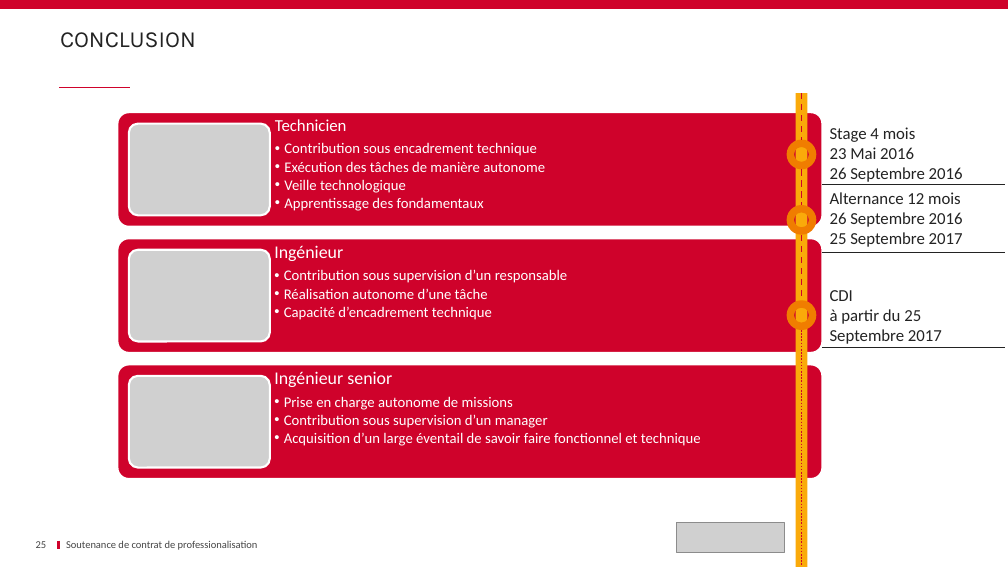
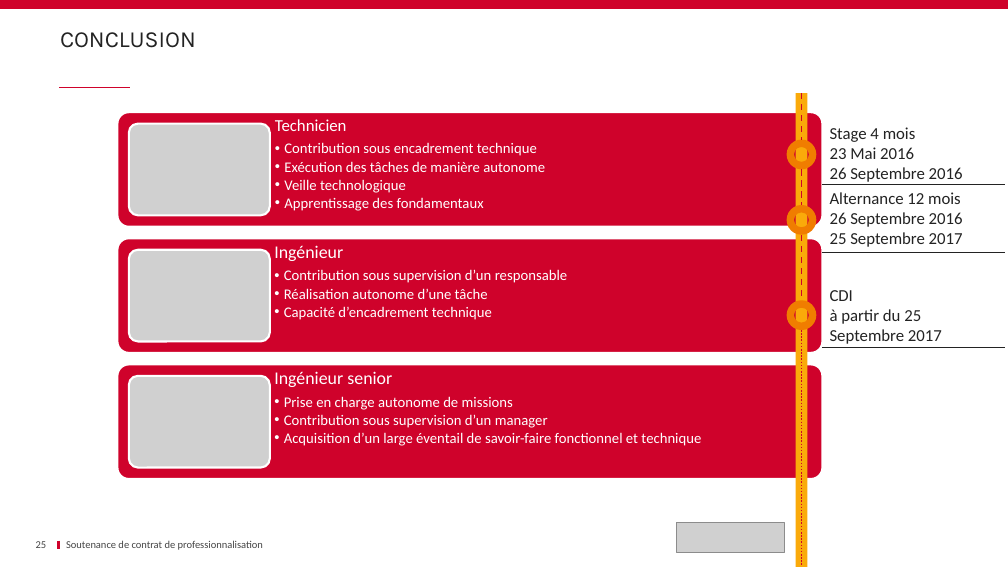
Before and after one commit to Dixit-Z/Memoire, a slide deck: slide 25 of Soutenance.pptx. Drawn at 1008x567 pixels with LibreOffice and Linux fonts; fonts in the diff are those of the drawing; grey boxes stand for pictures; background and template pictures are left out. Boxes give left, top, right and bottom in pixels: in the first picture for what was removed or moved away, otherwise in the second. Text is boxed around its words. In the diff, an @@ line names an element or a change of style, - is before the commit and + after.

```diff
--- a/Soutenance.pptx
+++ b/Soutenance.pptx
@@ text at bbox=[284, 432, 701, 446]: text changed @@
-  •• Acquisition d’un large éventail de savoir faire fonctionnel et technique
+  •• Acquisition d’un large éventail de savoir-faire fonctionnel et technique
@@ text at bbox=[66, 540, 263, 550]: text changed @@
-Soutenance de contrat de professionalisation
+Soutenance de contrat de professionnalisation
```
Also in this commit, not shown: 39 other slides changed, 1 slide added.
